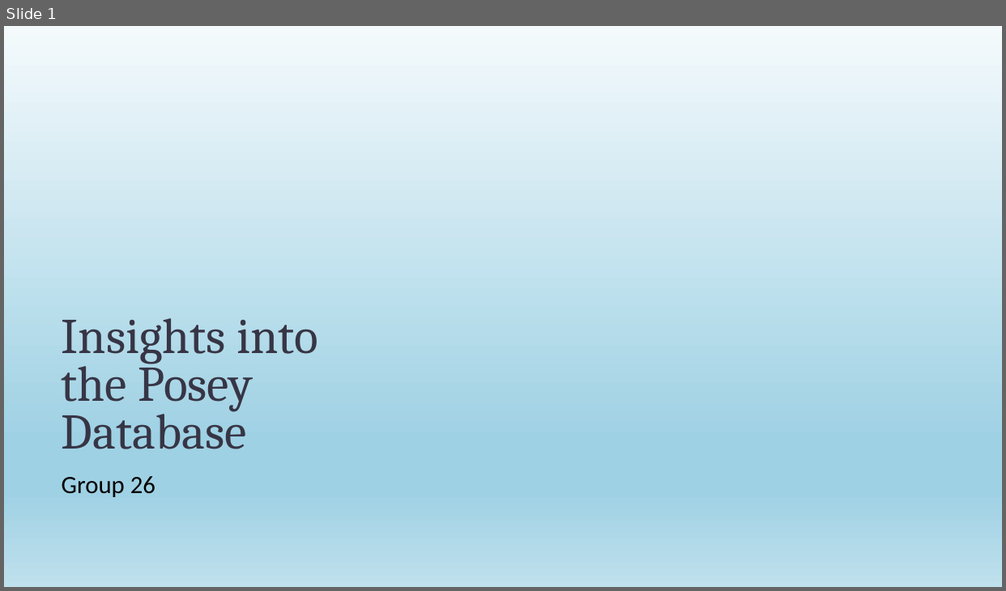
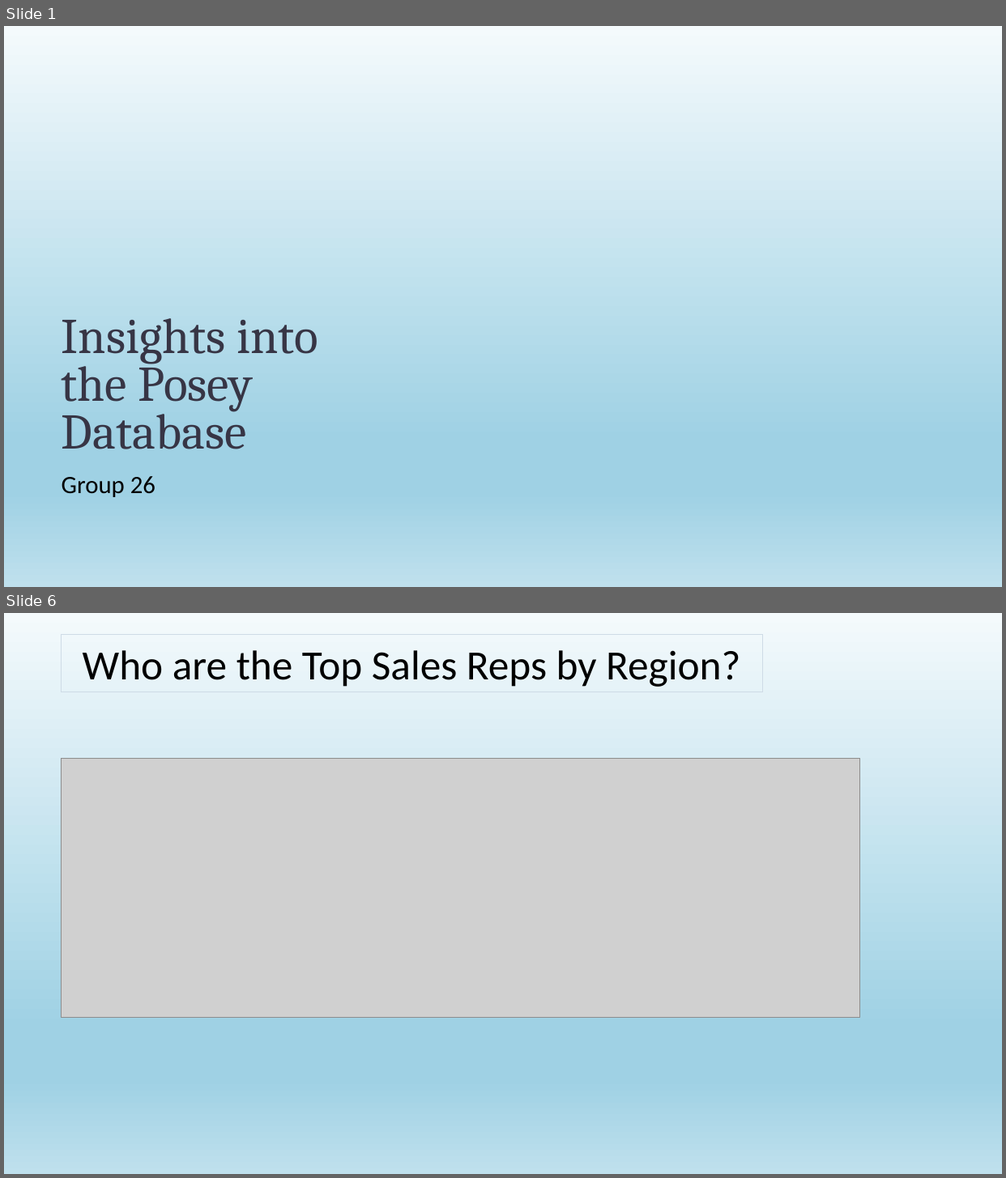
Before and after one commit to KenImade/cde_group_work, a slide deck: Insights into the Posey Database.pptx. Shown one above the other, each under a label of ours: slide 1 before the commit, slides 1 and 6 after it; the slides between them are not shown. The pictures are 1006x591 and 1006x1178 pixels, drawn with LibreOffice and Linux fonts; fonts in the diff are those of the drawing; grey boxes stand for pictures; background and template pictures are left out. Boxes give left, top, right and bottom in pixels: in the first picture for what was removed or moved away, otherwise in the second. Text is boxed around its words. In the diff, an @@ line names an element or a change of style, - is before the commit and + after.

```diff
--- a/Insights into the Posey Database.pptx
+++ b/Insights into the Posey Database.pptx
@@ slide 6 added at [4, 613, 1002, 1174], background #FFFFFF; not listed: 1 template element that a slide beside it also shows @@
@@ rectangle added at [61, 635, 762, 692], outline #CEDBE6 0.75 pt, 40 pt, text #000000 @@
+Who are the Top Sales Reps by Region?
@@ picture added at [61, 758, 860, 1017] @@
```
Also in this commit, not shown: 1 other slide changed, 5 other slides added, 1 slide removed.
